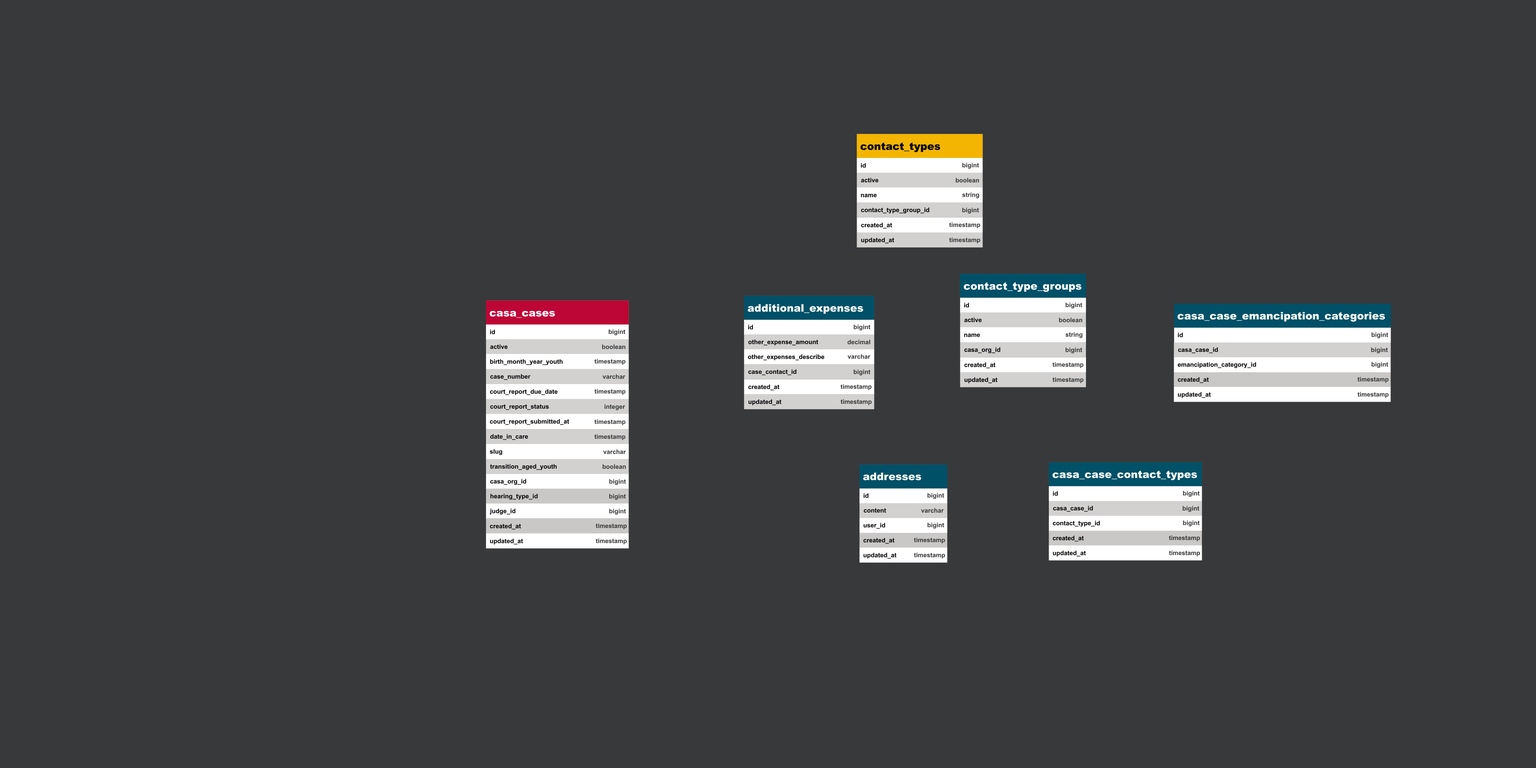
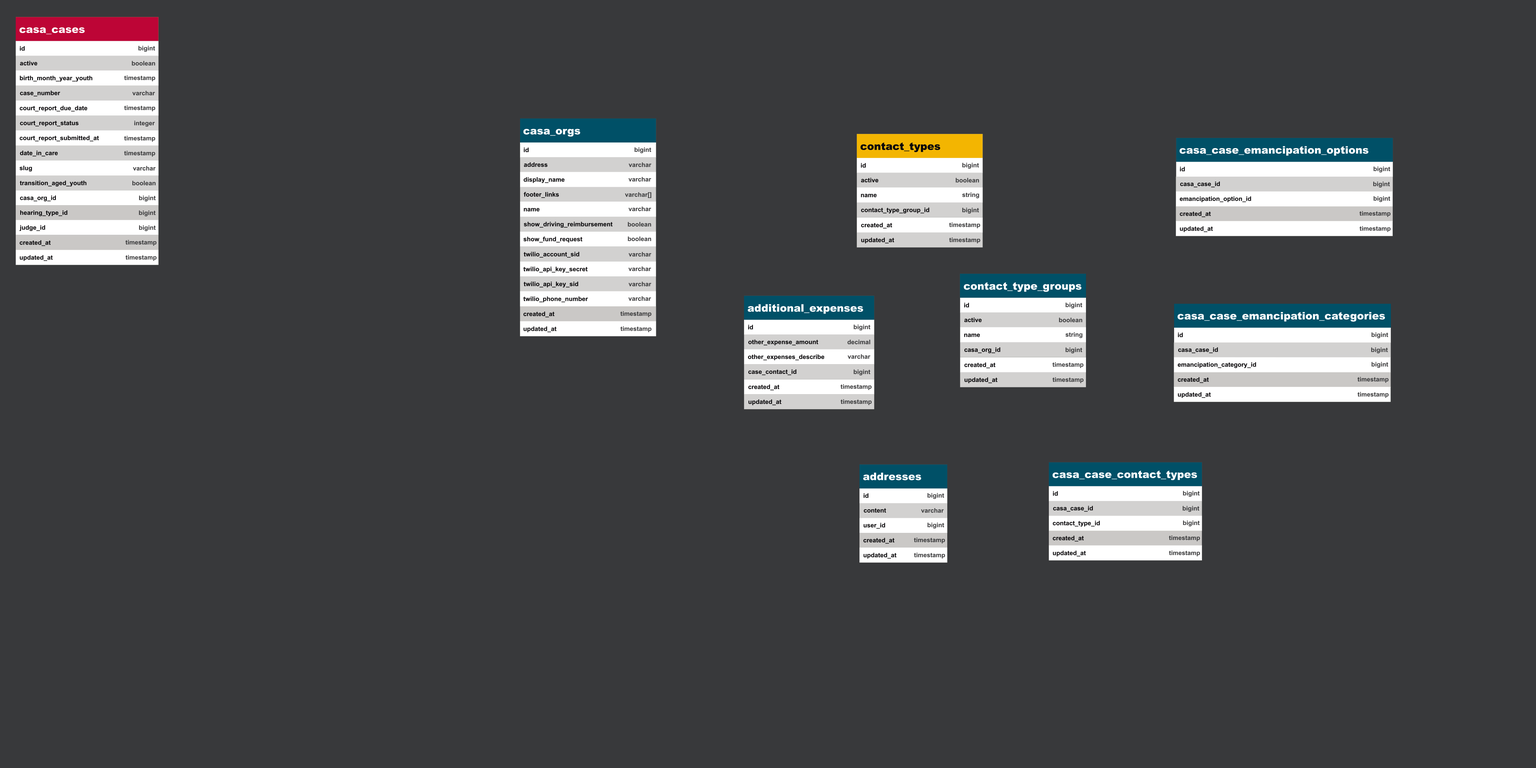
Layers edited between the first and the second w=1536, h=768 image:
pixels changed over [15, 16, 1394, 557] (layer not identified)
